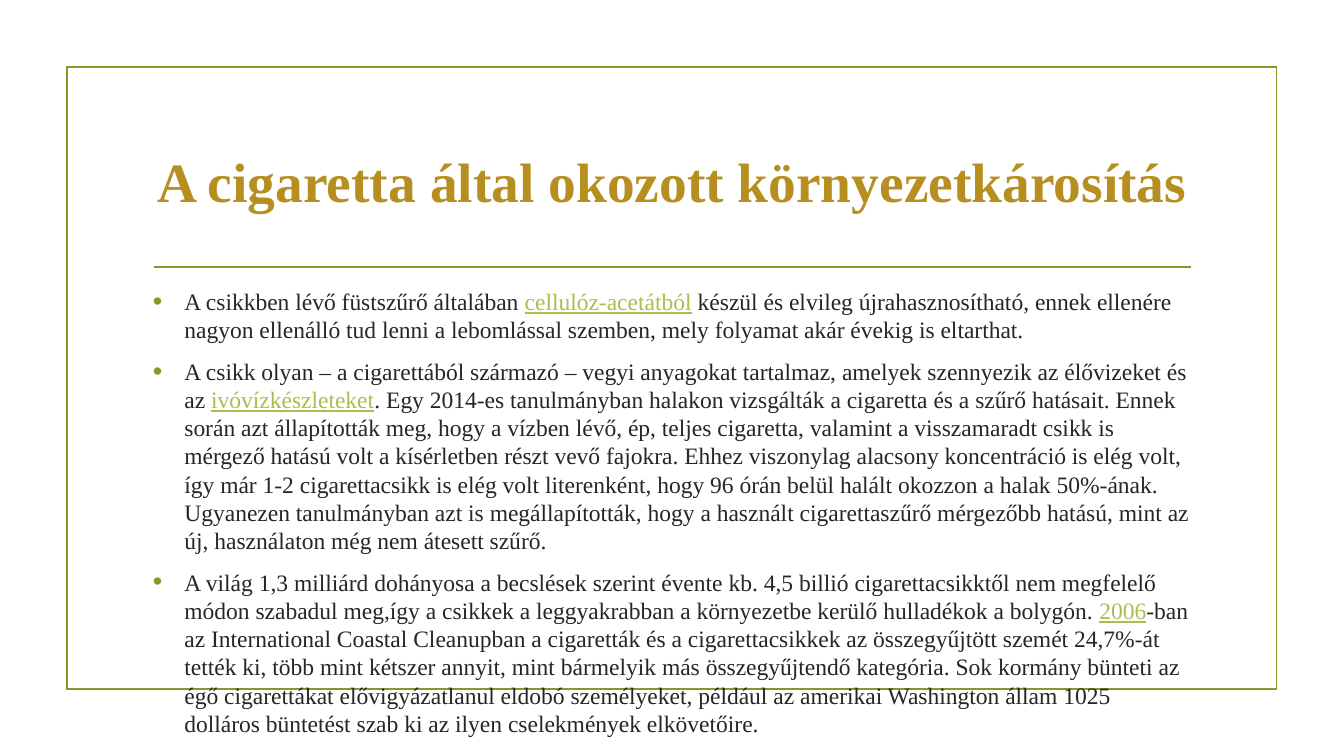
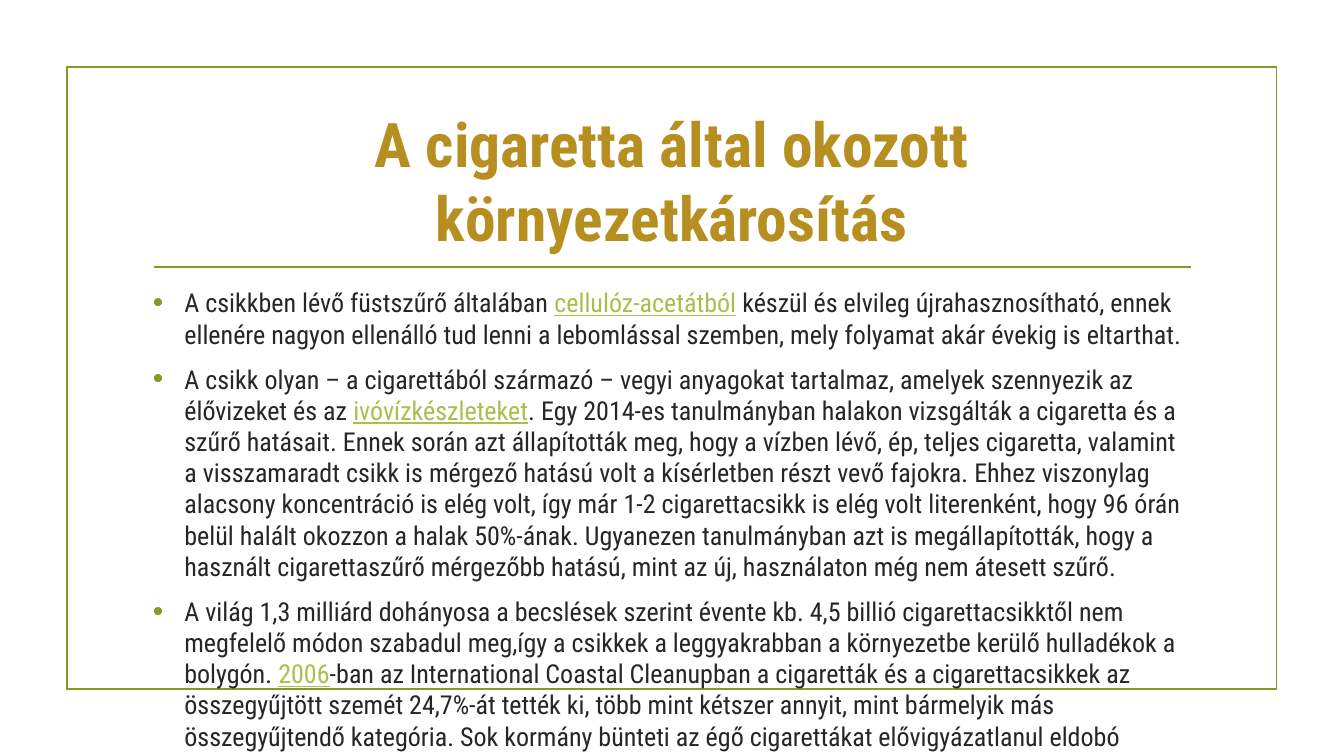
Before and after one commit to juhaszbalazs2005/cigartettaprojekt, a slide deck: slide 9 of Cigaretta PPT.pptx. Drawn at 1344x756 pixels with LibreOffice and Linux fonts; fonts in the diff are those of the drawing; background and template pictures are left out. Boxes give left, top, right and bottom in pixels: in the first picture for what was removed or moved away, otherwise in the second. Text is boxed around its words. In the diff, an @@ line names an element or a change of style, - is before the commit and + after.

```diff
--- a/Cigaretta PPT.pptx
+++ b/Cigaretta PPT.pptx
@@ title "A cigaretta által okozott környezetkárosítás" at (375, 120, 968, 254): size 39.6 to 44 pt, font Times New Roman to Roboto Condensed @@
@@ text "A csikkben lévő füstszűrő általában ..." at (184, 292, 1181, 752): size 16.8 to 18.6 pt, font Times New Roman to Roboto Condensed @@
```
Also in this commit, not shown: 8 other slides changed.
